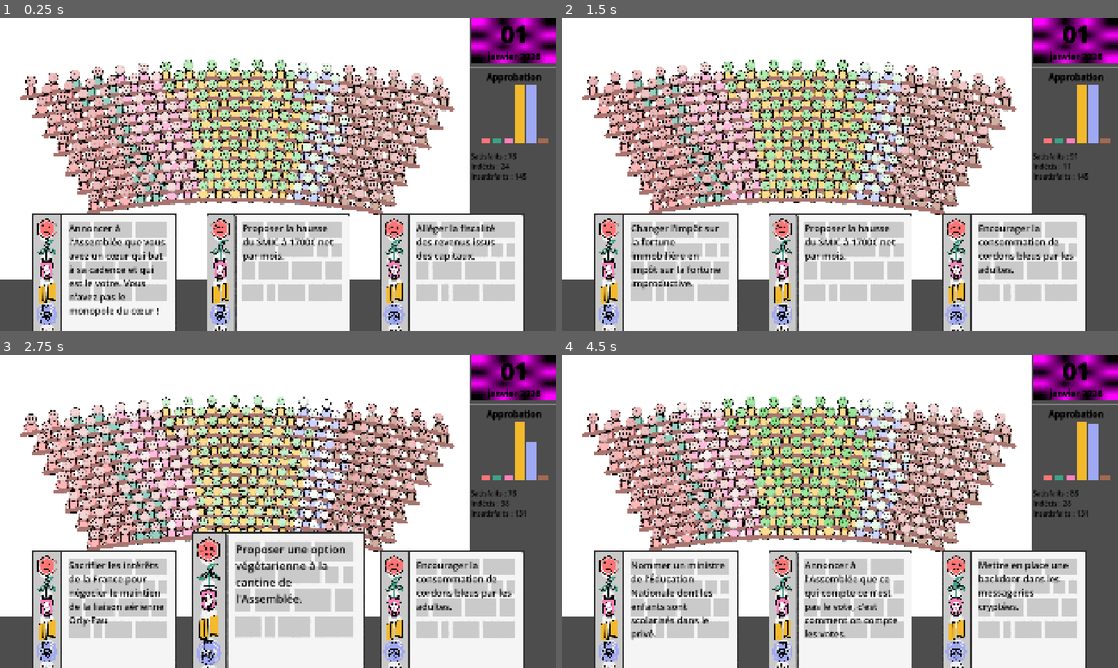
Above: before the commit, frames 1-4 (two rows, left to right).
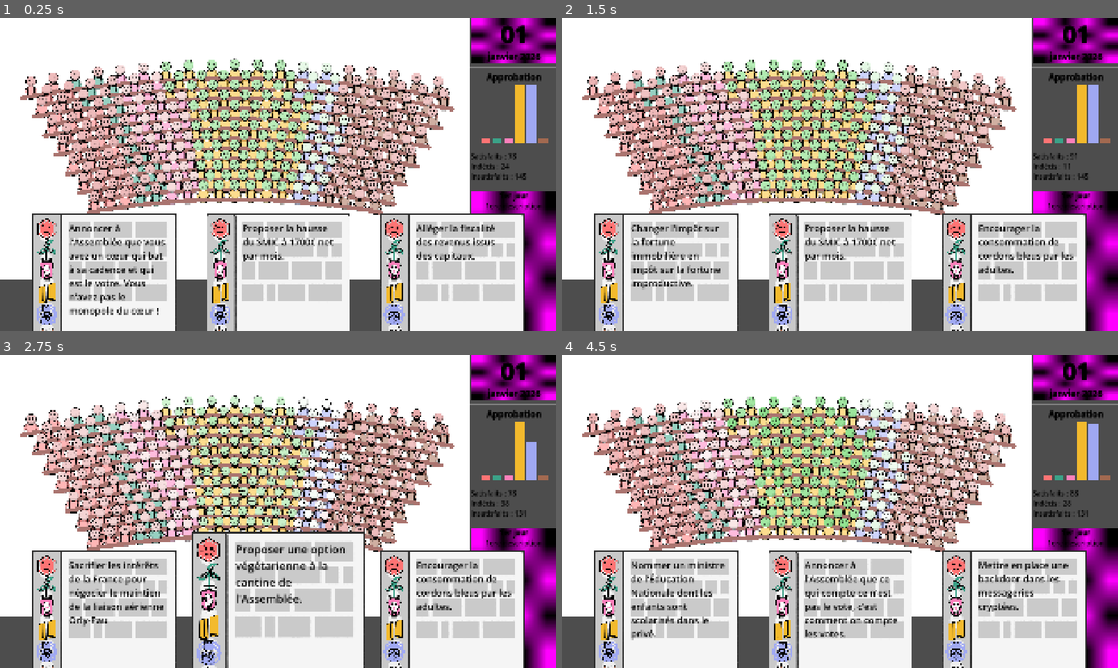
Above: after the commit, the same moments.

Repository: remimorvan/assemblee-nationale-simulator
Game: Godot game, scene res://scenes/game.tscn
Same seed, same stepped clock (60 frames per second), same inputs: the game is played once before the commit and once after it.
Inputs (mouse positions are in pixels of both pictures, inside the frame that each line leads up to):
- Up to frame 1 (0.25 s): no input
- Up to frame 2 (1.5 s): tap Enter at 0.5 s; move the mouse to (1073, 115) at 0.52 s; click (1073, 115) at 0.67 s; tap Space at 1.25 s; move the mouse to (667, 309) at 1.27 s; click (667, 309) at 1.42 s
- Up to frame 3 (2.75 s): move the mouse to (278, 646) at 2.02 s; click (278, 646) at 2.17 s
- Up to frame 4 (4.5 s): move the mouse to (1012, 646) at 2.77 s; click (1012, 646) at 2.92 s; click (1012, 646) at 3.67 s; move the mouse to (840, 646) at 4.27 s; click (840, 646) at 4.42 s

The runs differ from the first frame. In frame 1, 3.2% of the frame differs, in the area x 84-100%, y 55-100%; in frame 2, 3.2%; in frame 3, 3.2%; in frame 4, 3.2%.

Commit message:
adding journal

Diff:
--- a/scenes/game.tscn
+++ b/scenes/game.tscn
@@ -1,7 +1,8 @@
-[gd_scene load_steps=6 format=3 uid="uid://velnx8vw6r6u"]
+[gd_scene load_steps=7 format=3 uid="uid://velnx8vw6r6u"]
 
 [ext_resource type="PackedScene" uid="uid://bf3fndiyasfyq" path="res://scenes/player.tscn" id="1_uwrxv"]
 [ext_resource type="PackedScene" uid="uid://d1voxmvhe7xmt" path="res://scenes/hemicycle.tscn" id="2_yqjtg"]
+[ext_resource type="PackedScene" uid="uid://didoyh5qajy65" path="res://scenes/journal.tscn" id="3_iywne"]
 [ext_resource type="PackedScene" uid="uid://bqeoj11e5kq1" path="res://scenes/deck.tscn" id="3_lnu2h"]
 [ext_resource type="PackedScene" uid="uid://bchbmi7q2rb7" path="res://scenes/plot.tscn" id="4_lbhrr"]
 
@@ -21,7 +22,6 @@
 size_flags_vertical = 0
 
 [node name="VBoxContainer" type="VBoxContainer" parent="HBoxContainer"]
-z_index = 100
 custom_minimum_size = Vector2(300, 1080)
 layout_mode = 2
 
@@ -74,15 +74,14 @@
 border_color = Color(0.446978, 0.499717, 0.854538, 1)
 border_width = 3.5
 
+[node name="HSeparator3" type="HSeparator" parent="HBoxContainer/VBoxContainer"]
+custom_minimum_size = Vector2(0, 20)
+layout_mode = 2
+
+[node name="Journal" parent="HBoxContainer/VBoxContainer" instance=ExtResource("3_iywne")]
+layout_mode = 2
+
 [node name="Deck" parent="." instance=ExtResource("3_lnu2h")]
 
 [node name="Player" parent="." instance=ExtResource("1_uwrxv")]
 z_as_relative = false
-
-[node name="Background" type="ColorRect" parent="."]
-visible = false
-z_index = -1
-z_as_relative = false
-offset_right = 1920.0
-offset_bottom = 1080.0
-mouse_filter = 1
--- /dev/null
+++ b/scenes/journal.tscn
@@ -0,0 +1,40 @@
+[gd_scene load_steps=3 format=3 uid="uid://didoyh5qajy65"]
+
+[ext_resource type="Script" uid="uid://cluw0womslnip" path="res://scripts/journal.gd" id="1_shkwb"]
+
+[sub_resource type="PlaceholderTexture2D" id="PlaceholderTexture2D_5bwne"]
+
+[node name="Journal" type="Control"]
+layout_mode = 3
+anchors_preset = 15
+anchor_right = 1.0
+anchor_bottom = 1.0
+grow_horizontal = 2
+grow_vertical = 2
+size_flags_horizontal = 3
+size_flags_vertical = 3
+script = ExtResource("1_shkwb")
+
+[node name="RichTextLabel" type="RichTextLabel" parent="."]
+clip_contents = false
+layout_mode = 1
+anchors_preset = 15
+anchor_right = 1.0
+anchor_bottom = 1.0
+grow_horizontal = 2
+grow_vertical = 2
+bbcode_enabled = true
+text = "[center][color=black][font_size=25][b]1er jour
+[/b]Description"
+fit_content = true
+
+[node name="TextureRect" type="TextureRect" parent="."]
+z_index = -1
+layout_mode = 1
+anchors_preset = 15
+anchor_right = 1.0
+anchor_bottom = 1.0
+grow_horizontal = 2
+grow_vertical = 2
+texture = SubResource("PlaceholderTexture2D_5bwne")
+expand_mode = 5
--- a/scripts/hemicycle.gd
+++ b/scripts/hemicycle.gd
@@ -45,7 +45,7 @@
 
 	#var viewport_size: Vector2i = get_viewport().get_visible_rect().size
 	var viewport_size: Vector2i = self.get_size()
-	print(viewport_size)
+	#print(viewport_size)
 
 	var UV = Vector2(cos(angle), sin(angle)) * r + cycle_center
 	#return UV*100. + viewport_size/2.
--- /dev/null
+++ b/scripts/journal.gd
@@ -0,0 +1,10 @@
+extends Control
+
+@onready var Text: Control = $RichTextLabel
+
+func _ready() -> void:
+	update_journal("1er jour","1ere description","")
+
+func update_journal(title: String, desc: String, image_path: String):
+	Text.bbcode_text = "[center][color=black][font_size=25][b]%s
+[/b]%s" % [title,desc]
Not shown, added: scripts/journal.gd.uid
